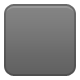
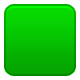
Comparing the layer stacks of the two 80x80 images. Changes:
added group "Camera Selected" with 1 layers above "Disabled" over (x1=4, y1=4, x2=76, y2=76)
added layer "Button" (2nd of 4, in "Camera Selected") in group "Camera Selected" over (x1=4, y1=4, x2=76, y2=76)
hid group "Disabled" (1 layers) over (x1=4, y1=4, x2=76, y2=76)
